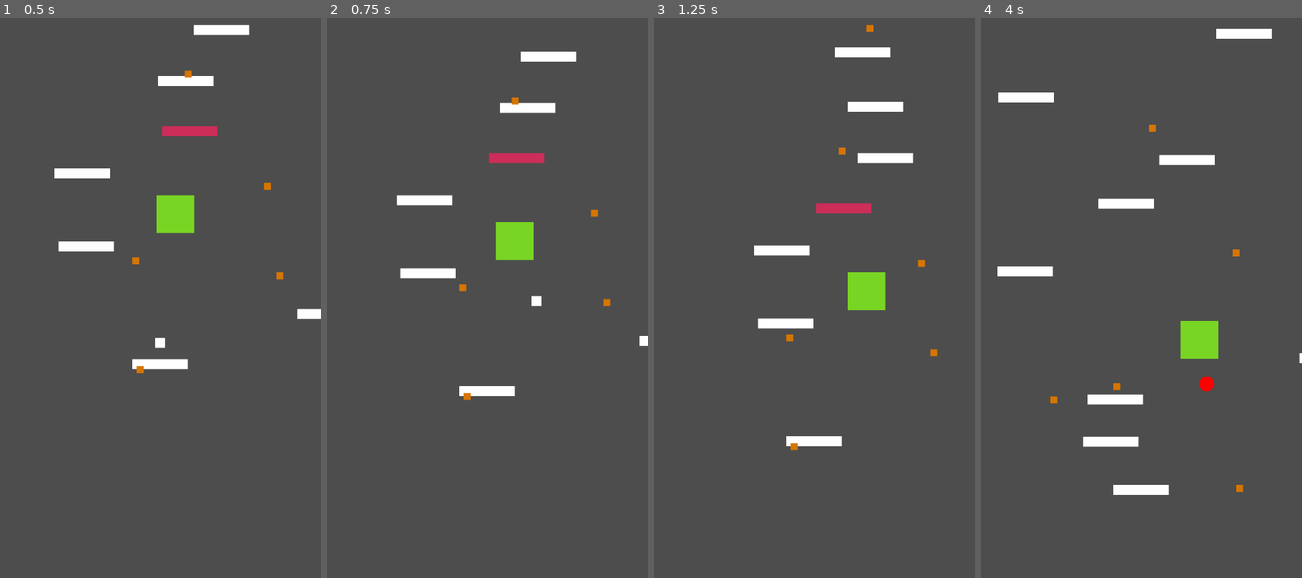
Above: before the commit, frames 1-4 (left to right).
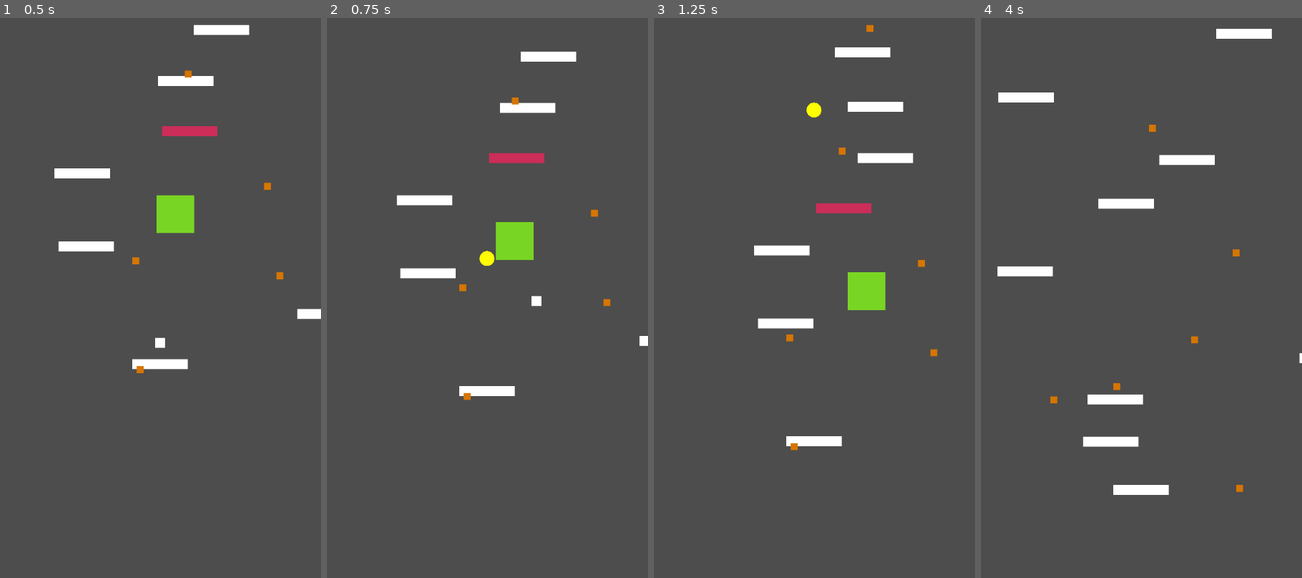
Above: after the commit, the same moments.

Repository: viteax/doodya-jump
Game: Godot game, scene res://main.tscn
The game is run twice, just before and just after one commit, with the same random seed, the same clock (stepped at 60 frames per second) and the same inputs.
Inputs:
- Up to frame 1 (0.5 s): no input
- Up to frame 2 (0.75 s): hold Right (ui_right) from 0.53 s (still down); hold Space (shoot, bound only after the commit) from 0.53 s (still down)
- Up to frame 3 (1.25 s): keep holding Right (ui_right); keep holding Space (shoot, bound only after the commit)
- Up to frame 4 (4 s): release Space (shoot, bound only after the commit) at 1.28 s; tap Space (shoot, bound only after the commit) at 1.35, 2.85 s; release Right (ui_right) at 2.03 s; hold Left (ui_left) 2.03-2.78 s; hold Space (shoot, bound only after the commit) 2.03-2.78 s; hold Right (ui_right) from 2.78 s (still down); hold Space (shoot, bound only after the commit) from 3.53 s (still down)

Frame 1 is identical in both runs. In frame 2, 0.1% of the frame differs, in the area x 47-53%, y 41-45%; in frame 3, 0.1%; in frame 4, 0.9%, in the area x 62-74%, y 54-67%.

Commit message:
Add AD controls and space for shoot

Diff:
--- a/project.godot
+++ b/project.godot
@@ -24,6 +24,30 @@
 window/size/viewport_width=648
 window/size/viewport_height=1152
 
+[input]
+
+ui_left={
+"deadzone": 0.5,
+"events": [Object(InputEventKey,"resource_local_to_scene":false,"resource_name":"","device":0,"window_id":0,"alt_pressed":false,"shift_pressed":false,"ctrl_pressed":false,"meta_pressed":false,"pressed":false,"keycode":4194319,"physical_keycode":0,"key_label":0,"unicode":0,"location":0,"echo":false,"script":null)
+, Object(InputEventJoypadButton,"resource_local_to_scene":false,"resource_name":"","device":-1,"button_index":13,"pressure":0.0,"pressed":false,"script":null)
+, Object(InputEventJoypadMotion,"resource_local_to_scene":false,"resource_name":"","device":-1,"axis":0,"axis_value":-1.0,"script":null)
+, Object(InputEventKey,"resource_local_to_scene":false,"resource_name":"","device":-1,"window_id":0,"alt_pressed":false,"shift_pressed":false,"ctrl_pressed":false,"meta_pressed":false,"pressed":false,"keycode":0,"physical_keycode":65,"key_label":0,"unicode":97,"location":0,"echo":false,"script":null)
+]
+}
+ui_right={
+"deadzone": 0.5,
+"events": [Object(InputEventKey,"resource_local_to_scene":false,"resource_name":"","device":0,"window_id":0,"alt_pressed":false,"shift_pressed":false,"ctrl_pressed":false,"meta_pressed":false,"pressed":false,"keycode":4194321,"physical_keycode":0,"key_label":0,"unicode":0,"location":0,"echo":false,"script":null)
+, Object(InputEventJoypadButton,"resource_local_to_scene":false,"resource_name":"","device":-1,"button_index":14,"pressure":0.0,"pressed":false,"script":null)
+, Object(InputEventJoypadMotion,"resource_local_to_scene":false,"resource_name":"","device":-1,"axis":0,"axis_value":1.0,"script":null)
+, Object(InputEventKey,"resource_local_to_scene":false,"resource_name":"","device":-1,"window_id":0,"alt_pressed":false,"shift_pressed":false,"ctrl_pressed":false,"meta_pressed":false,"pressed":false,"keycode":0,"physical_keycode":68,"key_label":0,"unicode":100,"location":0,"echo":false,"script":null)
+]
+}
+shoot={
+"deadzone": 0.2,
+"events": [Object(InputEventKey,"resource_local_to_scene":false,"resource_name":"","device":-1,"window_id":0,"alt_pressed":false,"shift_pressed":false,"ctrl_pressed":false,"meta_pressed":false,"pressed":false,"keycode":0,"physical_keycode":32,"key_label":0,"unicode":32,"location":0,"echo":false,"script":null)
+]
+}
+
 [physics]
 
 3d/physics_engine="Jolt Physics"
